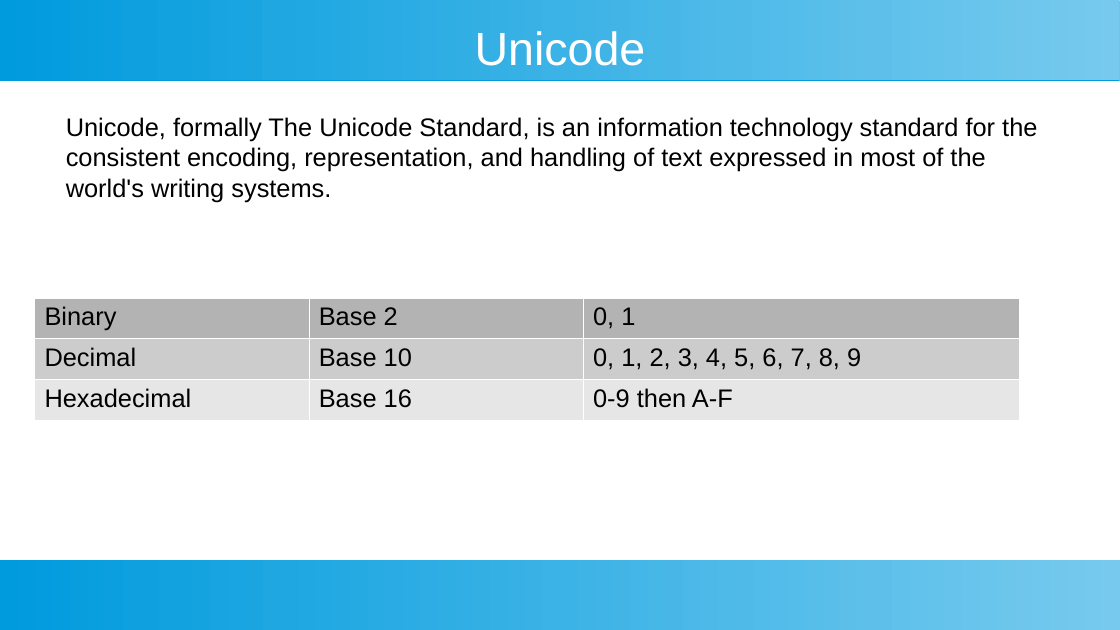
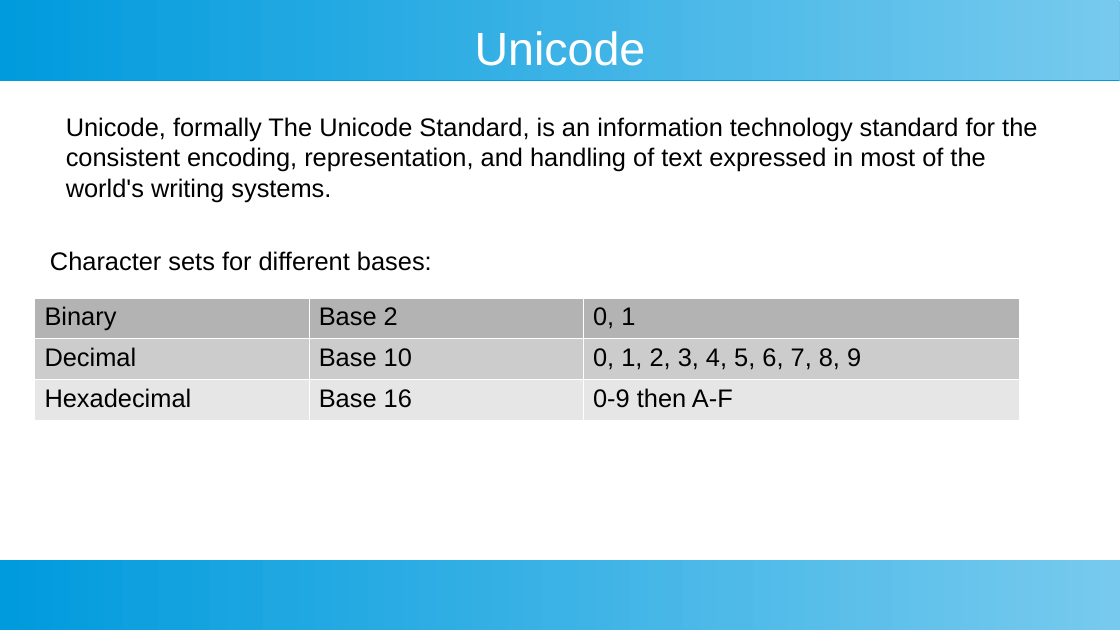
Before and after one commit to ashishjain1547/public_lessons_in_python, a slide deck: slide 6 of Ch 14 - ASCII Values For Characters/slides.odp. Drawn at 1120x630 pixels with LibreOffice and Linux fonts; fonts in the diff are those of the drawing. Boxes give left, top, right and bottom in pixels: in the first picture for what was removed or moved away, otherwise in the second. Text is boxed around its words. In the diff, an @@ line names an element or a change of style, - is before the commit and + after.

```diff
--- a/Ch 14 - ASCII Values For Characters/slides.odp
+++ b/Ch 14 - ASCII Values For Characters/slides.odp
@@ text added at [50,251,432,271], 18 pt, text #000000 @@
+Character sets for different bases:
```
Also in this commit, not shown: 48 other files.
